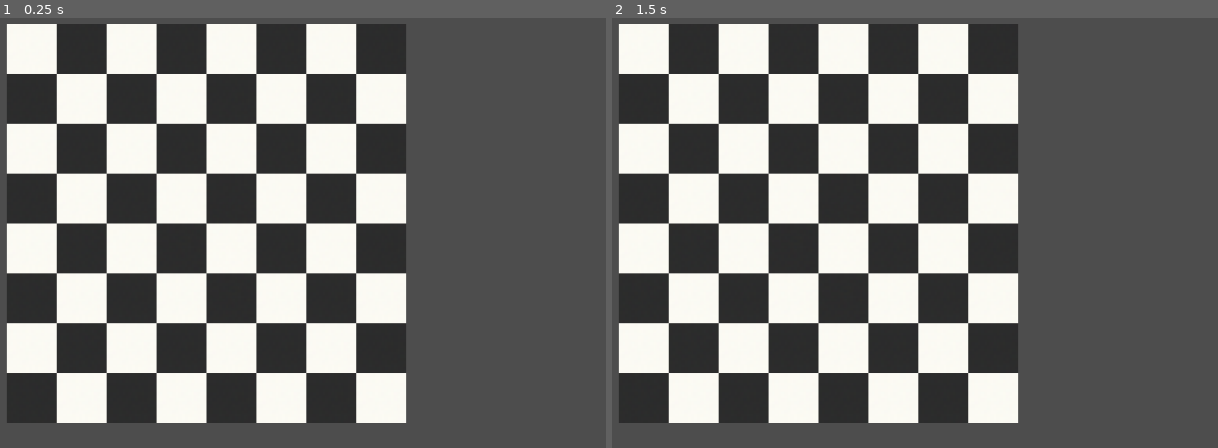
Above: before the commit, frames 1-2 (left to right).
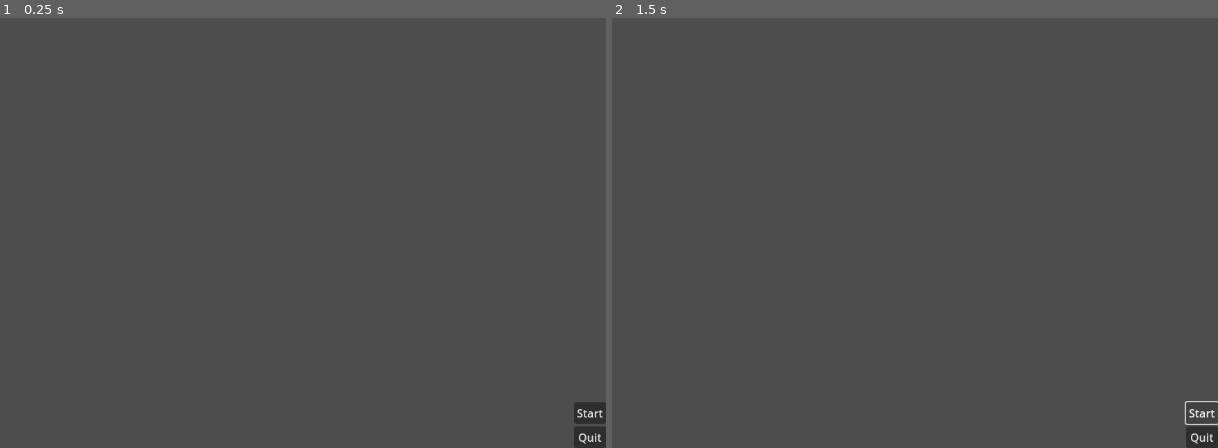
Above: after the commit, the same moments.

Repository: VatUpa28/end-year-project
Game: Godot game, scene res://MainMenu.tscn
The game is run twice, just before and just after one commit, with the same random seed, the same clock (stepped at 60 frames per second) and the same inputs. Before the commit the project starts from res://GameBoard.tscn.
Inputs (mouse positions are in pixels of both pictures, inside the frame that each line leads up to):
- Up to frame 1 (0.25 s): no input
- Up to frame 2 (1.5 s): click (1199, 413) at 0.5 s, where only the run after the commit has a clickable "Start"; click (1199, 413) at 1.25 s, where only the run after the commit has a clickable "Start"

The runs differ from the first frame. In frame 1, 61% of the frame differs, in the area x 1-100%, y 1-100%; in frame 2, 61%.
Error after the commit: Invalid call. Nonexistent function 'change_scene' in base 'SceneTree'. (res://MainMenu.gd:5)

Commit message:
Main Menu Task Completed

Diff:
--- a/GameBoard.tscn
+++ b/GameBoard.tscn
@@ -1970,6 +1970,7 @@
 [node name="Game Board" type="Node2D"]
 
 [node name="ChessTileMap" type="TileMap" parent="."]
+position = Vector2(117, 0)
 tile_set = SubResource("TileSet_atwlb")
 format = 2
 
@@ -2001,6 +2002,7 @@
 text = "Apply"
 
 [node name="ColorRect" type="ColorRect" parent="UI/LogicPanel"]
+layout_mode = 0
 offset_left = -4.9692
 offset_top = -20.0077
 offset_right = 107.031
@@ -2009,6 +2011,7 @@
 color = Color(0, 0, 0, 0.784314)
 
 [node name="Label" type="Label" parent="UI/LogicPanel"]
+layout_mode = 0
 offset_left = -5.03647
 offset_top = -19.9908
 offset_right = 143.964
--- /dev/null
+++ b/Main.tscn
@@ -0,0 +1,3 @@
+[gd_scene format=3 uid="uid://dm5crl4r06eqk"]
+
+[node name="Main" type="Node2D"]
--- /dev/null
+++ b/MainMenu.gd
@@ -0,0 +1,10 @@
+extends Node
+
+
+func _on_start_button_pressed() -> void:
+	get_tree().change_scene("res://Main.tscn")
+
+
+
+func _on_quit_button_pressed() -> void:
+	get_tree().quit()
--- /dev/null
+++ b/MainMenu.tscn
@@ -0,0 +1,39 @@
+[gd_scene load_steps=2 format=3 uid="uid://bynvvlradf21x"]
+
+[ext_resource type="Script" uid="uid://d6fvlp5l1kva" path="res://MainMenu.gd" id="1_i26rj"]
+
+[node name="Control" type="Control"]
+layout_mode = 3
+anchors_preset = 15
+anchor_right = 1.0
+anchor_bottom = 1.0
+grow_horizontal = 2
+grow_vertical = 2
+
+[node name="MainMenu" type="Node" parent="."]
+script = ExtResource("1_i26rj")
+
+[node name="VBoxContainer" type="VBoxContainer" parent="MainMenu"]
+anchors_preset = 3
+anchor_left = 1.0
+anchor_top = 1.0
+anchor_right = 1.0
+anchor_bottom = 1.0
+offset_left = -46.0
+offset_top = -66.0
+grow_horizontal = 0
+grow_vertical = 0
+pivot_offset = Vector2(-150, -200)
+
+[node name="StartButton" type="Button" parent="MainMenu/VBoxContainer"]
+layout_mode = 2
+text = "Start
+"
+
+[node name="QuitButton" type="Button" parent="MainMenu/VBoxContainer"]
+layout_mode = 2
+text = "Quit
+"
+
+[connection signal="pressed" from="MainMenu/VBoxContainer/StartButton" to="MainMenu" method="_on_start_button_pressed"]
+[connection signal="pressed" from="MainMenu/VBoxContainer/QuitButton" to="MainMenu" method="_on_quit_button_pressed"]
--- a/project.godot
+++ b/project.godot
@@ -11,5 +11,5 @@
 [application]
 
 config/name="End Year Project"
-run/main_scene="uid://cu8p01l4jvkgv"
+run/main_scene="uid://bynvvlradf21x"
 config/features=PackedStringArray("4.4", "Mobile")
Not shown, added: MainMenu.gd.uid
